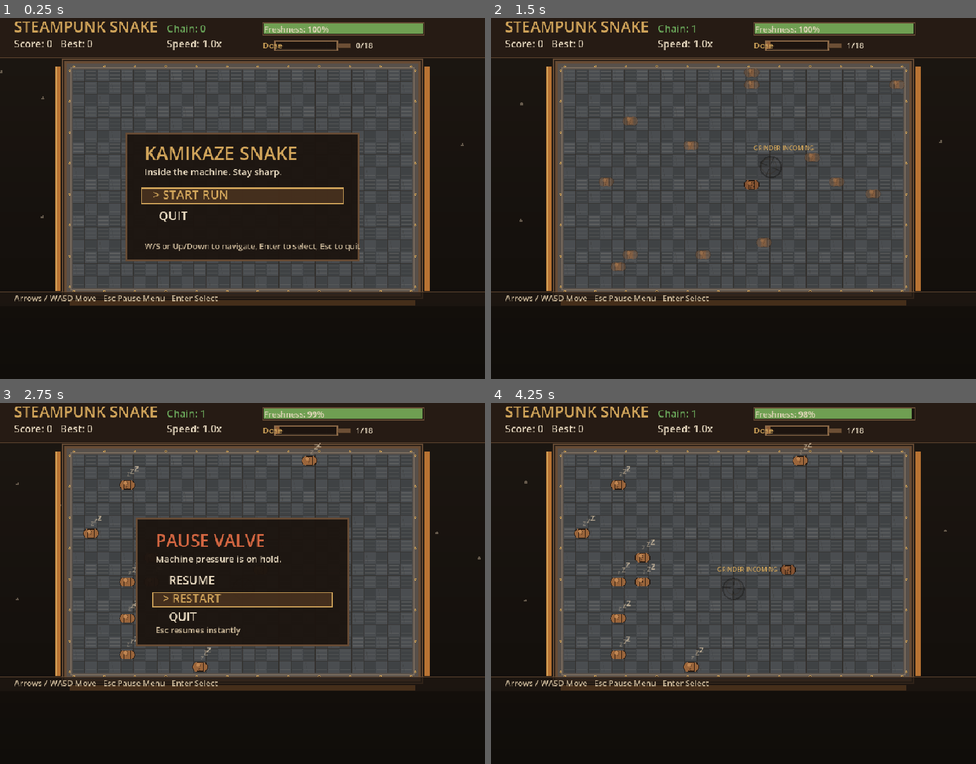
Above: before the commit, frames 1-4 (two rows, left to right).
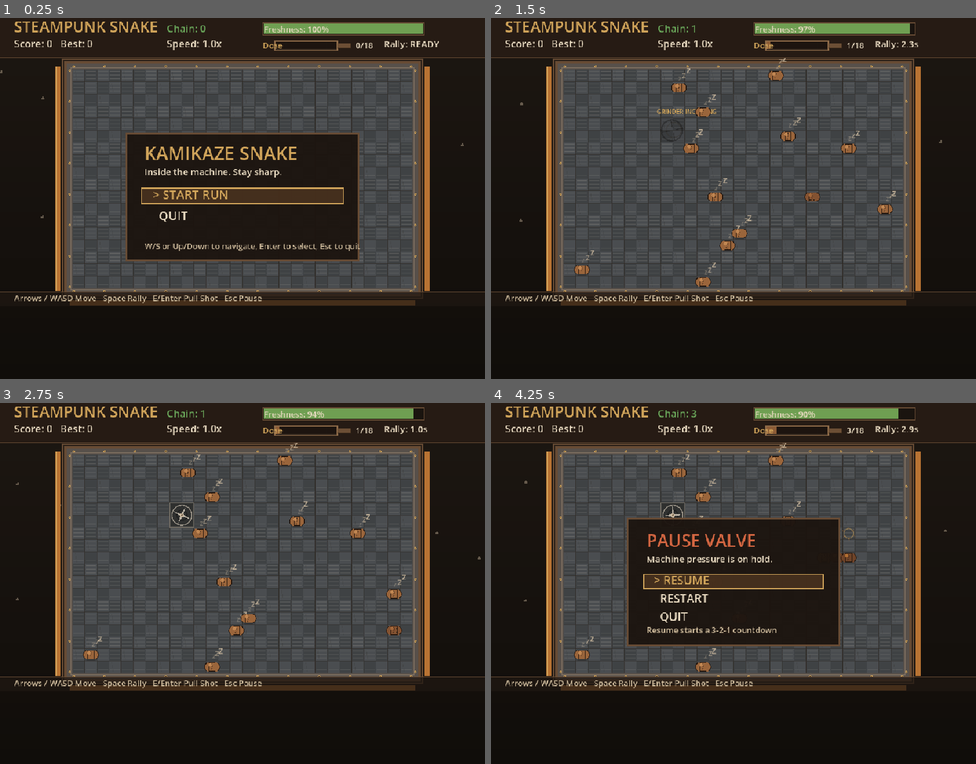
Above: after the commit, the same moments.

Repository: weitero/deja-brew
Game: Godot game, scene res://scenes/app/main.tscn
The game is run twice, just before and just after one commit, with the same random seed, the same clock (stepped at 60 frames per second) and the same inputs.
Inputs:
- Up to frame 1 (0.25 s): no input
- Up to frame 2 (1.5 s): tap Enter at 0.5, 0.8, 1.35 s; hold Right (ui_right) 0.53-1.28 s; tap E at 0.6 s; tap Space at 0.77, 1.07 s; hold Down (ui_down) from 1.28 s (still down)
- Up to frame 3 (2.75 s): tap Space at 1.52, 1.82, 2.3 s; tap Keypad Enter at 1.55, 2.1 s; release Down (ui_down) at 2.03 s; hold Right (ui_right) from 2.03 s (still down)
- Up to frame 4 (4.25 s): release Right (ui_right) at 2.78 s; hold Up (ui_up) 2.78-3.53 s; tap Space at 2.85, 3.02, 3.32, 3.77, 4.07 s; tap E at 3.05, 3.6 s; hold Left (ui_left) from 3.53 s (still down); tap Enter at 3.8 s; tap Escape at 4.15 s

The runs differ from the first frame. In frame 1, 0.4% of the frame differs, in the area x 21-91%, y 6-79%; in frame 2, 2.7%; in frame 3, 17%, in the area x 17-89%, y 1-79%; in frame 4, 17%.

Commit message:
feat: implement extraction mechanics and rally system with high score tracking

Diff:
--- a/scripts/gameplay/run_manager.gd
+++ b/scripts/gameplay/run_manager.gd
@@ -41,6 +41,12 @@
 const WASTE_SPILL_LIFE := 0.45
 const FRESHNESS_MAX := 100.0
 const FRESHNESS_DRAIN_PER_SEC := 2.8
+const RALLY_RADIUS_CELLS := 3.0
+const RALLY_COOLDOWN_SEC := 3.0
+const RESUME_COUNTDOWN_SEC := 3.0
+const EXTRACTION_AUTO_PULL_SEC := 36.0
+const EXTRACTION_FRESHNESS_MISS_PENALTY := 5.0
+const BURR_ROTATION_INTERVAL := 8.0
 
 var board_origin := Vector2.ZERO
 var board_size := Vector2.ZERO
@@ -53,6 +59,7 @@
 
 var score := 0
 var best_score := 0
+var saved_high_score := 0
 var move_interval := 0.13
 var move_accumulator := 0.0
 var freshness := FRESHNESS_MAX
@@ -88,9 +95,19 @@
 var grind_grounded_count := 0
 var grind_wasted_count := 0
 var waste_spills: Array[Dictionary] = []
+var rally_cooldown_left := 0.0
+var resume_countdown_left := 0.0
+var extraction_active := false
+var extraction_timer := 0.0
+var extraction_base_score := 0
+var extraction_feedback := ""
+var extraction_feedback_ttl := 0.0
+var burr_timer := BURR_ROTATION_INTERVAL
+var burr_phase_index := 0
 
 func _ready() -> void:
 	rng.randomize()
+	load_high_score()
 	hud_font = ThemeDB.fallback_font
 	var viewport_size := get_viewport_rect().size
 	board_size = Vector2(GRID_SIZE.x * CELL_SIZE, GRID_SIZE.y * CELL_SIZE)
@@ -117,7 +134,32 @@
 	grind_grounded_count = 0
 	grind_wasted_count = 0
 	waste_spills.clear()
+	rally_cooldown_left = 0.0
+	resume_countdown_left = 0.0
+	extraction_active = false
+	extraction_timer = 0.0
+	extraction_base_score = 0
+	extraction_feedback = ""
+	extraction_feedback_ttl = 0.0
+	burr_timer = BURR_ROTATION_INTERVAL
+	burr_phase_index = 0
 	game_state = GameState.START_MENU
+	best_score = max(best_score, saved_high_score)
+
+func load_high_score() -> void:
+	var save_file := ConfigFile.new()
+	if save_file.load("user://kamikaze_save.cfg") != OK:
+		saved_high_score = 0
+		return
+	saved_high_score = int(save_file.get_value("scores", "high_score", 0))
+
+func save_high_score_if_needed() -> void:
+	if score <= saved_high_score:
+		return
+	saved_high_score = score
+	var save_file := ConfigFile.new()
+	save_file.set_value("scores", "high_score", saved_high_score)
+	save_file.save("user://kamikaze_save.cfg")
 
 func start_new_run() -> void:
 	score = 0
@@ -149,8 +191,112 @@
 	grind_grounded_count = 0
 	grind_wasted_count = 0
 	waste_spills.clear()
+	rally_cooldown_left = 0.0
+	resume_countdown_left = 0.0
+	extraction_active = false
+	extraction_timer = 0.0
+	extraction_base_score = 0
+	extraction_feedback = ""
+	extraction_feedback_ttl = 0.0
+	burr_timer = BURR_ROTATION_INTERVAL
+	burr_phase_index = 0
 	wake_pulses.clear()
 	queue_redraw()
+
+func extraction_multiplier(seconds: float) -> float:
+	if seconds <= 15.0:
+		return 0.5
+	if seconds <= 20.0:
+		return 0.8
+	if seconds <= 29.0:
+		return 1.0
+	if seconds <= 35.0:
+		return 0.8
+	return 0.5
+
+func extraction_label(seconds: float) -> String:
+	if seconds <= 15.0:
+		return "Sour pull"
+	if seconds <= 20.0:
+		return "Early pull"
+	if seconds <= 29.0:
+		return "Perfetto"
+	if seconds <= 35.0:
+		return "Late pull"
+	return "Bitter auto-pull"
+
+func finalize_extraction(auto_pull: bool) -> void:
+	if not extraction_active:
+		return
+	var mult := extraction_multiplier(extraction_timer)
+	var final_score := int(round(float(extraction_base_score) * mult))
+	var delta := final_score - extraction_base_score
+	score += delta
+	best_score = max(best_score, score)
+	extraction_feedback = extraction_label(extraction_timer)
+	extraction_feedback_ttl = 1.8
+	if auto_pull:
+		freshness = maxf(0.0, freshness - EXTRACTION_FRESHNESS_MISS_PENALTY)
+	extraction_active = false
+	extraction_timer = 0.0
+	extraction_base_score = 0
+
+func begin_extraction_from_grind(grounded_count: int) -> void:
+	if grounded_count <= 0:
+		return
+	if extraction_active:
+		finalize_extraction(false)
+	extraction_active = true
+	extraction_timer = 0.0
+	extraction_base_score = grounded_count * 2
+
+func trigger_rally_call() -> void:
+	if game_state != GameState.PLAYING or rally_cooldown_left > 0.0 or snake.is_empty():
+		return
+	rally_cooldown_left = RALLY_COOLDOWN_SEC
+	var head := snake[0]
+	var recruited: Array[Vector2i] = []
+	for i: int in range(idle_beans.size() - 1, -1, -1):
+		var bean := idle_beans[i]
+		if head.distance_to(bean) <= RALLY_RADIUS_CELLS:
+			idle_beans.remove_at(i)
+			bean_spawn_age.erase(bean_key(bean))
+			recruited.append(bean)
+			spawn_wake_pulse(bean)
+	for bean in recruited:
+		snake.append(bean)
+
+func trigger_burr_rotation() -> void:
+	var phases: Array[Vector2i] = [Vector2i.RIGHT, Vector2i.DOWN, Vector2i.LEFT, Vector2i.UP]
+	var push_dir: Vector2i = phases[burr_phase_index]
+	burr_phase_index = (burr_phase_index + 1) % phases.size()
+
+	var pushed_snake: Array[Vector2i] = []
+	for seg in snake:
+		var new_seg := seg
+		for _i: int in range(2):
+			var next := new_seg + push_dir
+			if not in_bounds(next):
+				break
+			new_seg = next
+		pushed_snake.append(new_seg)
+	snake = pushed_snake
+
+	var occupied := {}
+	for seg in snake:
+		occupied[seg] = true
+
+	for i: int in range(idle_beans.size()):
+		var bean := idle_beans[i]
+		var moved := bean
+		for _j: int in range(2):
+			var next := moved + push_dir
+			if not in_bounds(next):
+				break
+			moved = next
+		if not occupied.has(moved):
+			idle_beans[i] = moved
+			occupied[moved] = true
 
 func can_spawn_leader(cell: Vector2i) -> bool:
 	return in_bounds(cell) and not is_grinder_cell(cell) and not is_idle_bean_at(cell)
@@ -219,6 +365,7 @@
 		grind_step_timer -= GRIND_STEP_INTERVAL
 		if snake.is_empty():
 			is_grinding = false
+			begin_extraction_from_grind(grind_grounded_count)
 			spawn_new_leader_bean()
 			return
 
@@ -239,6 +386,7 @@
 
 		if snake.is_empty():
 			is_grinding = false
+			begin_extraction_from_grind(grind_grounded_count)
 			grind_grounded_count = 0
 			grind_wasted_count = 0
 			spawn_new_leader_bean()
@@ -254,6 +402,10 @@
 func set_pause_state(paused: bool) -> void:
 	is_paused = paused
 	game_state = GameState.PAUSED if paused else GameState.PLAYING
+	if paused:
+		resume_countdown_left = 0.0
+	else:
+		resume_countdown_left = RESUME_COUNTDOWN_SEC
 	queue_redraw()
 
 func activate_start_option() -> void:
@@ -417,7 +569,11 @@
 				return
 
 		if key_event.keycode == KEY_SPACE and game_state == GameState.PLAYING:
-			set_pause_state(true)
+			trigger_rally_call()
+			return
+
+		if game_state == GameState.PLAYING and (key_event.keycode == KEY_E or key_event.keycode == KEY_ENTER or key_event.keycode == KEY_KP_ENTER):
+			finalize_extraction(false)
 			return
 
 		if game_state != GameState.PLAYING:
@@ -455,11 +611,42 @@
 	if game_state != GameState.PLAYING:
 		return
 
+	if resume_countdown_left > 0.0:
+		resume_countdown_left = maxf(0.0, resume_countdown_left - delta)
+		queue_redraw()
+		return
+
 	time_alive += delta
 	freshness = maxf(0.0, freshness - FRESHNESS_DRAIN_PER_SEC * delta)
 	if freshness <= 0.0:
 		trigger_game_over()
 		return
+
+	rally_cooldown_left = maxf(0.0, rally_cooldown_left - delta)
+	if extraction_active:
+		extraction_timer += delta
+		if extraction_timer >= EXTRACTION_AUTO_PULL_SEC:
+			finalize_extraction(true)
+
+	burr_timer -= delta
+	if burr_timer <= 0.0:
+		burr_timer += BURR_ROTATION_INTERVAL
+		trigger_burr_rotation()
+
+	var steer_axis := Input.get_vector("ui_left", "ui_right", "ui_up", "ui_down")
+	if steer_axis.length() > 0.0:
+		var dx := 0
+		var dy := 0
+		if steer_axis.x > 0.2:
+			dx = 1
+		elif steer_axis.x < -0.2:
+			dx = -1
+		if steer_axis.y > 0.2:
+			dy = 1
+		elif steer_axis.y < -0.2:
+			dy = -1
+		if dx != 0 or dy != 0:
+			try_set_direction(Vector2i(dx, dy))
 
 	if not grinder_active:
 		grinder_telegraph_timer = maxf(0.0, grinder_telegraph_timer - delta)
@@ -497,44 +684,34 @@
 		return true
 	return false
 
-func rotate_left(dir: Vector2i) -> Vector2i:
-	if dir == Vector2i.UP:
-		return Vector2i.LEFT
-	if dir == Vector2i.LEFT:
-		return Vector2i.DOWN
-	if dir == Vector2i.DOWN:
-		return Vector2i.RIGHT
-	return Vector2i.UP
-
-func rotate_right(dir: Vector2i) -> Vector2i:
-	if dir == Vector2i.UP:
-		return Vector2i.RIGHT
-	if dir == Vector2i.RIGHT:
-		return Vector2i.DOWN
-	if dir == Vector2i.DOWN:
-		return Vector2i.LEFT
-	return Vector2i.UP
-
 func reflected_direction(current_dir: Vector2i, grows: bool) -> Vector2i:
-	var left_dir := rotate_left(current_dir)
-	var right_dir := rotate_right(current_dir)
 	var head := snake[0]
-	var left_ok := not is_cell_blocked(head + left_dir, grows)
-	var right_ok := not is_cell_blocked(head + right_dir, grows)
-
-	if left_ok and right_ok:
-		return left_dir if rng.randi_range(0, 1) == 0 else right_dir
-	if left_ok:
-		return left_dir
-	if right_ok:
-		return right_dir
-
-	# If both 90-degree turns are blocked, allow any valid move to avoid death on contact.
-	for fallback_dir in [Vector2i.UP, Vector2i.RIGHT, Vector2i.DOWN, Vector2i.LEFT]:
+	var bounced := current_dir
+	var attempted := head + current_dir
+
+	if attempted.x < 0 or attempted.x >= GRID_SIZE.x:
+		bounced.x = -bounced.x
+	if attempted.y < 0 or attempted.y >= GRID_SIZE.y:
+		bounced.y = -bounced.y
+
+	if bounced != Vector2i.ZERO and not is_cell_blocked(head + bounced, grows):
+		return bounced
+
+	var fallback_dirs: Array[Vector2i] = [
+		Vector2i.RIGHT,
+		Vector2i.DOWN,
+		Vector2i.LEFT,
+		Vector2i.UP,
+		Vector2i(1, 1),
+		Vector2i(-1, 1),
+		Vector2i(-1, -1),
+		Vector2i(1, -1)
+	]
+	fallback_dirs.shuffle()
+	for fallback_dir in fallback_dirs:
 		if not is_cell_blocked(head + fallback_dir, grows):
 			return fallback_dir
 
-	# Fully trapped (extremely rare): stay in place this tick.
 	return Vector2i.ZERO
 
 func step_game() -> void:
@@ -586,14 +763,21 @@
 	game_over = true
 	game_state = GameState.GAME_OVER
 	is_grinding = false
+	extraction_active = false
+	extraction_timer = 0.0
+	extraction_base_score = 0
 	grind_grounded_count = 0
 	grind_wasted_count = 0
 	best_score = max(best_score, score)
+	save_high_score_if_needed()
 	queue_redraw()
 
 func _process(delta: float) -> void:
 	if game_state == GameState.PLAYING:
 		grinder_angle += delta * 3.0
+
+	if extraction_feedback_ttl > 0.0:
+		extraction_feedback_ttl = maxf(0.0, extraction_feedback_ttl - delta)
 
 	for key: String in bean_spawn_age.keys():
 		var age: float = float(bean_spawn_age[key]) + delta
@@ -983,7 +1167,36 @@
 	var dose_count: int = grind_grounded_count if is_grinding else mini(snake.size(), GRINDER_DOSE_CAP)
 	draw_portafilter_hud(Vector2(520.0, 44.0), dose_count, GRINDER_DOSE_CAP)
 
-	var controls := "Arrows / WASD Move   Esc Pause Menu   Enter Select"
+	var rally_ratio := clampf(rally_cooldown_left / RALLY_COOLDOWN_SEC, 0.0, 1.0)
+	var rally_state := "READY" if rally_cooldown_left <= 0.0 else "%.1fs" % rally_cooldown_left
+	draw_string(hud_font, Vector2(760, 64), "Rally: %s" % rally_state, HORIZONTAL_ALIGNMENT_LEFT, -1, 18, COLOR_TEXT)
+
+	if extraction_active:
+		var cup_rect := Rect2(860.0, 12.0, 78.0, 58.0)
+		var cup_fill_ratio := clampf(extraction_timer / EXTRACTION_AUTO_PULL_SEC, 0.0, 1.0)
+		var cup_col := Color("d2bf9f")
+		if extraction_timer <= 15.0:
+			cup_col = Color("d6c7ad")
+		elif extraction_timer <= 20.0:
+			cup_col = Color("d4a46a")
+		elif extraction_timer <= 29.0:
+			cup_col = Color("ffd16b")
+		elif extraction_timer <= 35.0:
+			cup_col = Color("9a6a43")
+		else:
+			cup_col = Color("3b2a1c")
+
+		draw_rect(cup_rect, Color("2a1f17"), true)
+		draw_rect(cup_rect, COLOR_PANEL_EDGE, false, 2.0)
+		var fill_h := (cup_rect.size.y - 10.0) * cup_fill_ratio
+		draw_rect(Rect2(cup_rect.position.x + 5.0, cup_rect.end.y - 5.0 - fill_h, cup_rect.size.x - 10.0, fill_h), cup_col, true)
+		draw_string(hud_font, cup_rect.position + Vector2(8.0, 20.0), "Pull", HORIZONTAL_ALIGNMENT_LEFT, -1, 16, COLOR_TEXT)
+		draw_string(hud_font, cup_rect.position + Vector2(8.0, 40.0), "%.1fs" % extraction_timer, HORIZONTAL_ALIGNMENT_LEFT, -1, 14, COLOR_TEXT)
+
+	if extraction_feedback_ttl > 0.0:
+		draw_string(hud_font, Vector2(860.0, 78.0), extraction_feedback, HORIZONTAL_ALIGNMENT_LEFT, -1, 14, COLOR_BRASS)
+
+	var controls := "Arrows / WASD Move   Space Rally   E/Enter Pull Shot   Esc Pause"
 	var footer_y := board_origin.y + board_size.y + 26.0
 	var footer_rect := Rect2(0.0, footer_y - 18.0, viewport_size.x, 28.0)
 	draw_rect(footer_rect, Color(0.12, 0.09, 0.07, 0.75), true)
@@ -997,7 +1210,14 @@
 		draw_pause_menu()
 
 	if game_state == GameState.GAME_OVER:
-		draw_centered_panel("PRESSURE LOST", "Press Enter to restart")
+		draw_centered_panel(
+			"PRESSURE LOST",
+			"Score %d  Best %d  (Enter restart / Esc menu)" % [score, saved_high_score]
+		)
+
+	if game_state == GameState.PLAYING and resume_countdown_left > 0.0:
+		var countdown := int(ceil(resume_countdown_left))
+		draw_centered_panel("RESUMING", "%d" % countdown)
 
 func draw_portafilter_hud(pos: Vector2, dose_count: int, dose_cap: int) -> void:
 	var body := Rect2(pos.x + 24.0, pos.y + 8.0, 124.0, 18.0)
@@ -1065,7 +1285,7 @@
 		else:
 			draw_string(hud_font, Vector2(panel_pos.x + 52.0, y - 2.0), "  " + pause_menu_options[i], HORIZONTAL_ALIGNMENT_LEFT, -1, 23, COLOR_TEXT)
 
-	draw_string(hud_font, panel_pos + Vector2(38, 226), "Esc resumes instantly", HORIZONTAL_ALIGNMENT_LEFT, -1, 16, Color("ccb99a"))
+	draw_string(hud_font, panel_pos + Vector2(38, 226), "Resume starts a 3-2-1 countdown", HORIZONTAL_ALIGNMENT_LEFT, -1, 16, Color("ccb99a"))
 
 func draw_centered_panel(title: String, subtitle: String) -> void:
 	var viewport_size := get_viewport_rect().size
